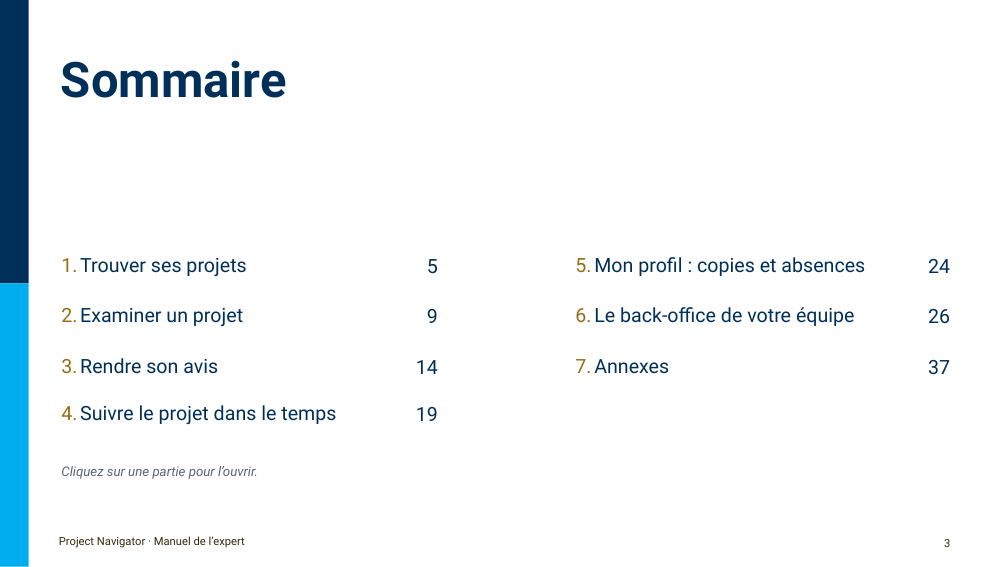
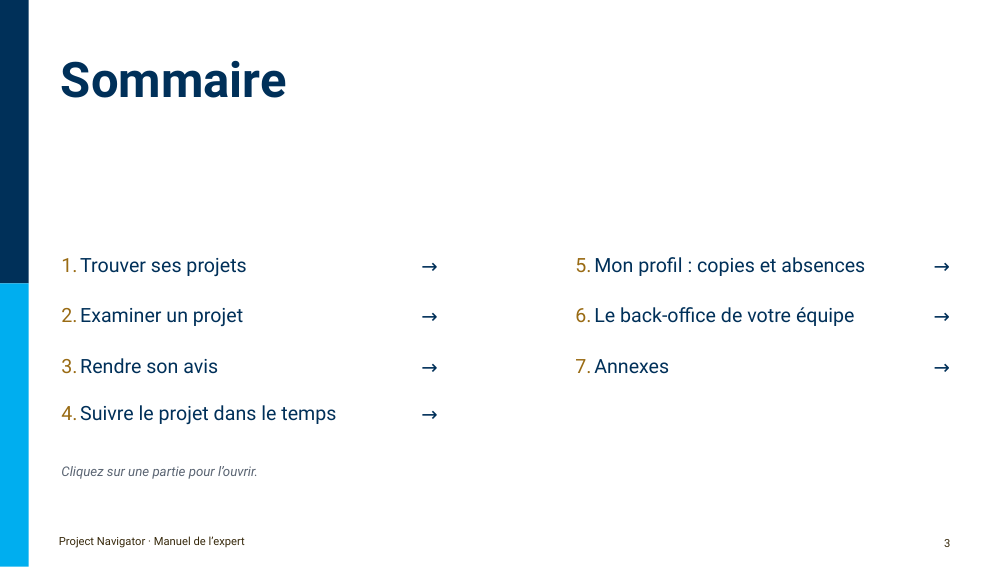
Before and after one commit to antoinelmariel-ux/ProjectNavigator, a slide deck: slide 3 of docs/Manuel_Project_Navigator_expert.pptx. Drawn at 1008x567 pixels with LibreOffice and Linux fonts; fonts in the diff are those of the drawing; background and template pictures are left out. Boxes give left, top, right and bottom in pixels: in the first picture for what was removed or moved away, otherwise in the second. Text is boxed around its words. In the diff, an @@ line names an element or a change of style, - is before the commit and + after.

```diff
--- a/docs/Manuel_Project_Navigator_expert.pptx
+++ b/docs/Manuel_Project_Navigator_expert.pptx
@@ text at (427,259,438,274): text changed @@
-5
+→
@@ text at (928,259,950,273): text changed @@
-24
+→
@@ text at (427,309,438,323): text changed @@
-9
+→
@@ text at (928,309,950,323): text changed @@
-26
+→
@@ text at (416,360,438,374): text changed @@
-14
+→
@@ text at (928,360,950,375): text changed @@
-37
+→
@@ text at (416,407,438,421): text changed @@
-19
+→
```
Also in this commit, not shown: 2 other slides changed.
